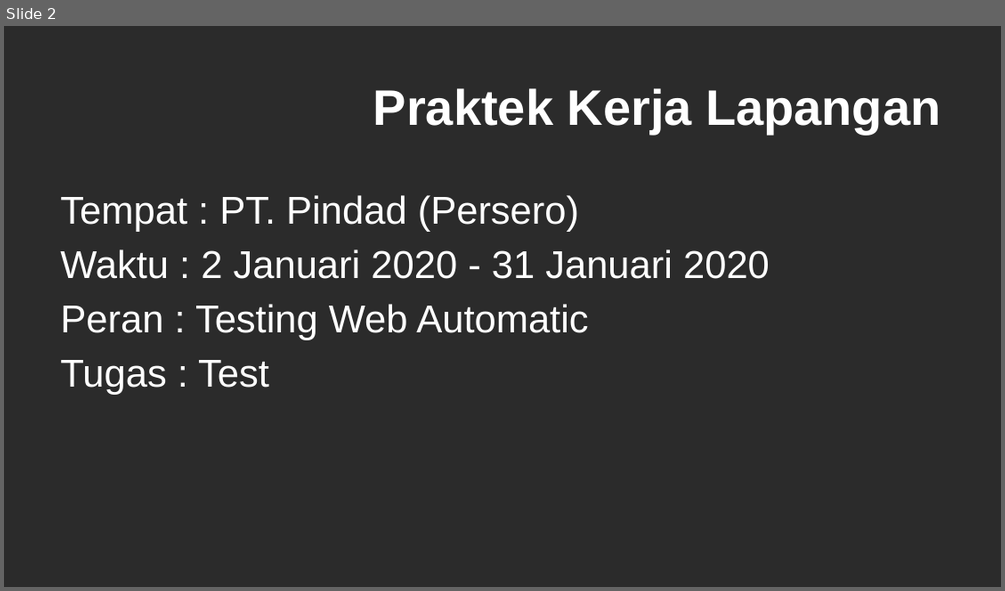
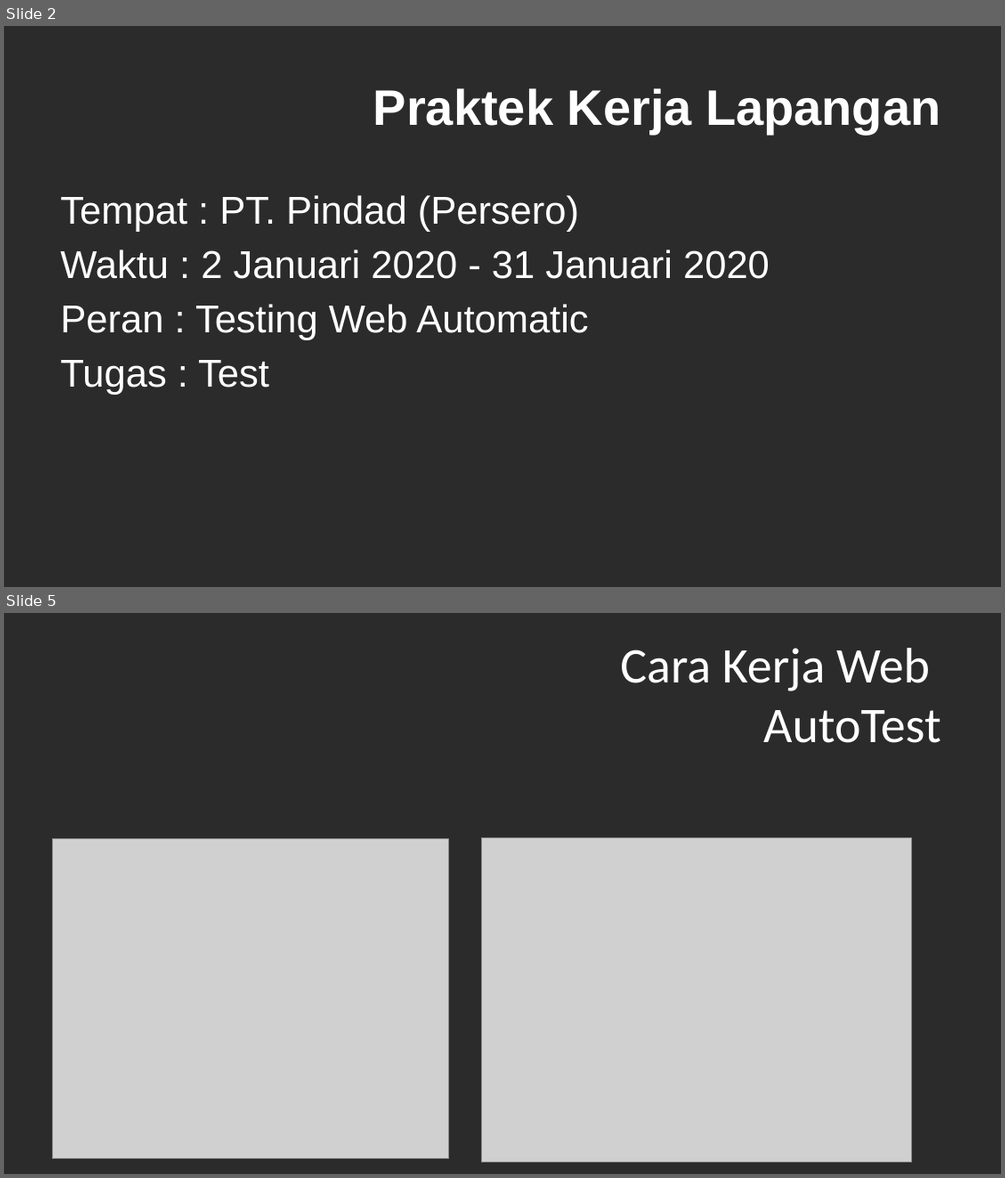
Before and after one commit to HidaYAtMus/pkl, a slide deck: Testing Web Menggunakan Nodejs.pptx. Shown one above the other, each under a label of ours: slide 2 before the commit, slides 2 and 5 after it; the slides between them are not shown. The pictures are 1005x591 and 1005x1178 pixels, drawn with LibreOffice and Linux fonts; fonts in the diff are those of the drawing; grey boxes stand for pictures; background and template pictures are left out; a plain dark background stands for a picture behind light text. Boxes give left, top, right and bottom in pixels: in the first picture for what was removed or moved away, otherwise in the second. Text is boxed around its words. In the diff, an @@ line names an element or a change of style, - is before the commit and + after.

```diff
--- a/Testing Web Menggunakan Nodejs.pptx
+++ b/Testing Web Menggunakan Nodejs.pptx
@@ slide 5 added at <box>4,613,1001,1174</box>, background picture (left out) @@
@@ title added at <box>620,648,941,743</box>, 36 pt, text #FFFFFF @@
+Cara Kerja Web
+AutoTest
@@ picture added at <box>52,838,449,1159</box> @@
@@ picture added at <box>481,838,911,1162</box> @@
```
Also in this commit, not shown: 1 slide changed, 2 other slides added, 1 slide removed.
